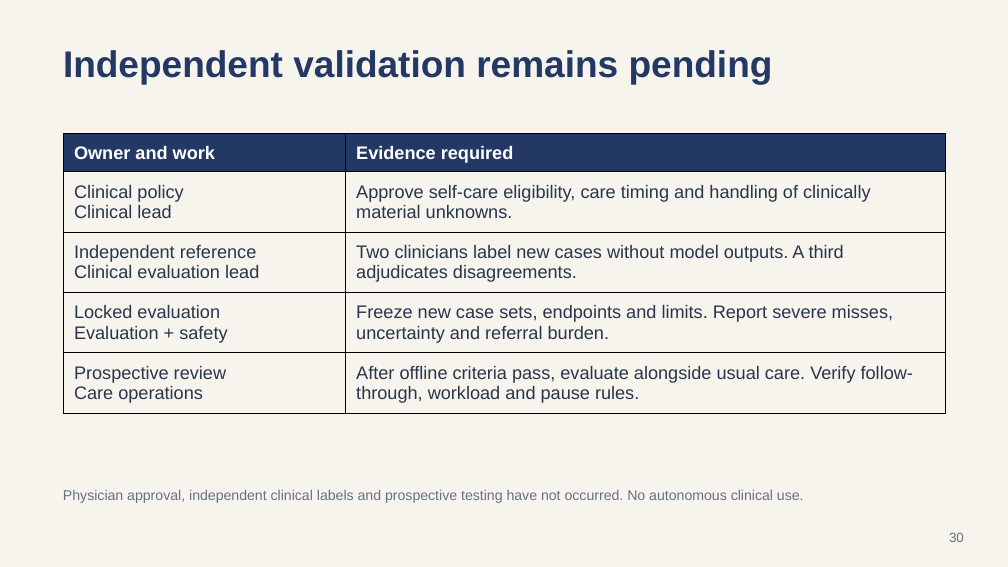
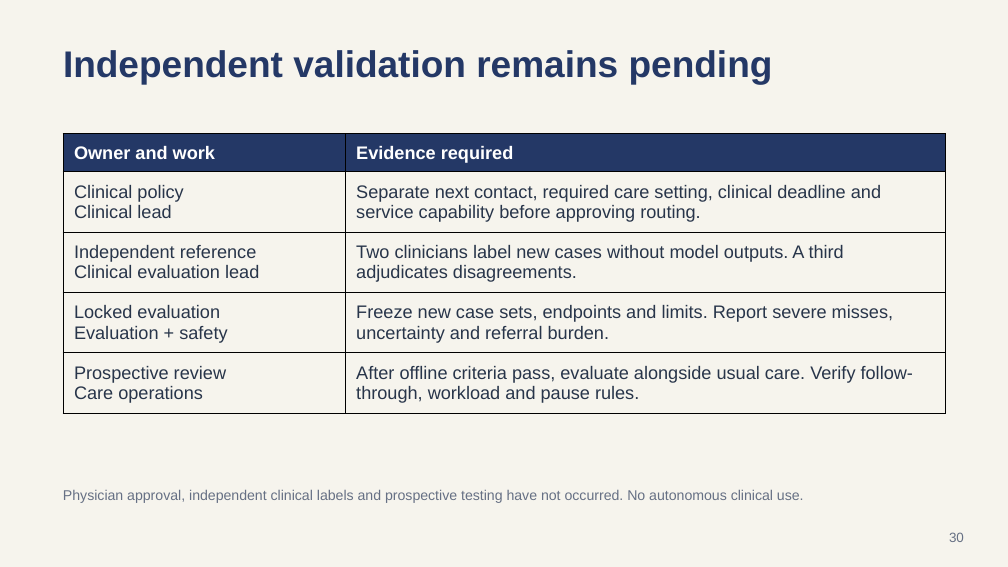
Before and after one commit to bGOATnote/counselcodex, a slide deck: slide 30 of output/submission-2026-09-15/counsel-disposition-google-slides.pptx. Drawn at 1008x567 pixels with LibreOffice and Linux fonts; fonts in the diff are those of the drawing. Boxes give left, top, right and bottom in pixels: in the first picture for what was removed or moved away, otherwise in the second. Text is boxed around its words. In the diff, an @@ line names an element or a change of style, - is before the commit and + after.

```diff
--- a/output/submission-2026-09-15/counsel-disposition-google-slides.pptx
+++ b/output/submission-2026-09-15/counsel-disposition-google-slides.pptx
@@ table at bbox=[63, 134, 944, 413] @@
-row 2, column 2: Approve self-care eligibility, care timing and handling of clinically material unknowns.
+row 2, column 2: Separate next contact, required care setting, clinical deadline and service capability before approving routing.
```
Also in this commit, not shown: 5 other slides changed, 1 slide added, 13 other files.
